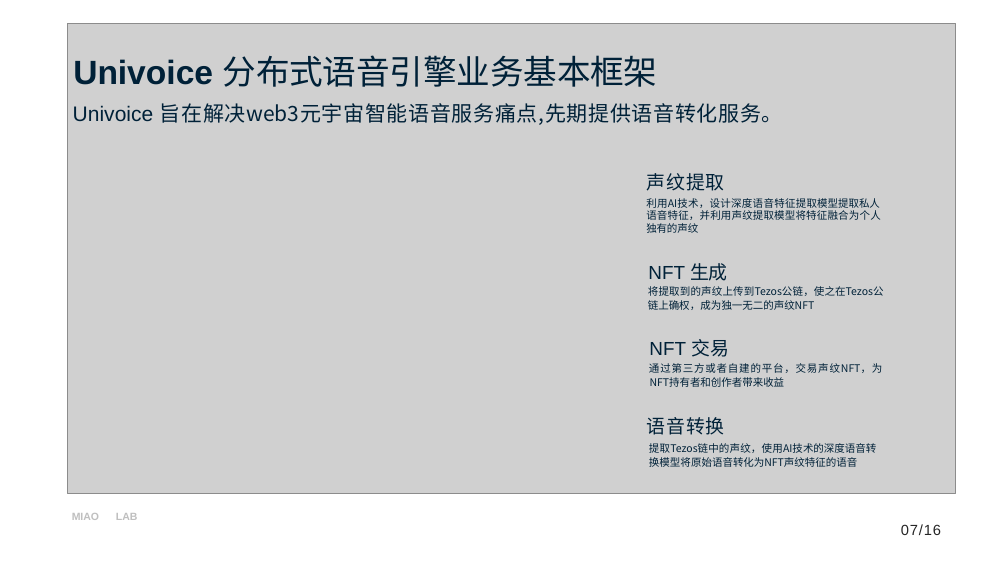
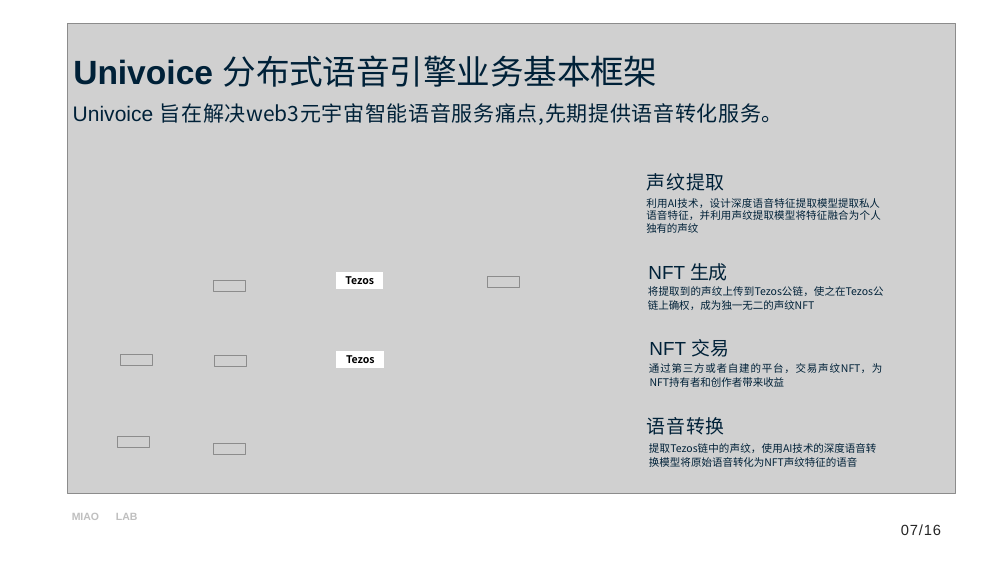
Before and after one commit to wanxiang-blockchain/2022-WX-Blockchain-Fall-Hackathon-Mia-Lab, a slide deck: slide 7 of Univoice_tezos_deck.pptx. Drawn at 1008x567 pixels with LibreOffice and Linux fonts; fonts in the diff are those of the drawing; grey boxes stand for pictures. Boxes give left, top, right and bottom in pixels: in the first picture for what was removed or moved away, otherwise in the second. Text is boxed around its words. In the diff, an @@ line names an element or a change of style, - is before the commit and + after.

Commit message:
update deck

```diff
--- a/Univoice_tezos_deck.pptx
+++ b/Univoice_tezos_deck.pptx
@@ picture added at (214, 281, 247, 292) @@
@@ rectangle added at (337, 272, 383, 288), fill #FFFFFF, outline #FFFFFF 1 pt, 10 pt, text #000000, bold @@
+Tezos
@@ picture added at (488, 277, 520, 288) @@
@@ picture added at (120, 355, 153, 366) @@
@@ picture added at (214, 355, 247, 367) @@
@@ rectangle added at (337, 352, 384, 368), fill #FFFFFF, outline #FFFFFF 1 pt, 10 pt, text #000000, bold @@
+Tezos
@@ picture added at (117, 436, 150, 448) @@
@@ picture added at (214, 443, 247, 454) @@
```
Also in this commit, not shown: 1 other slide changed.
